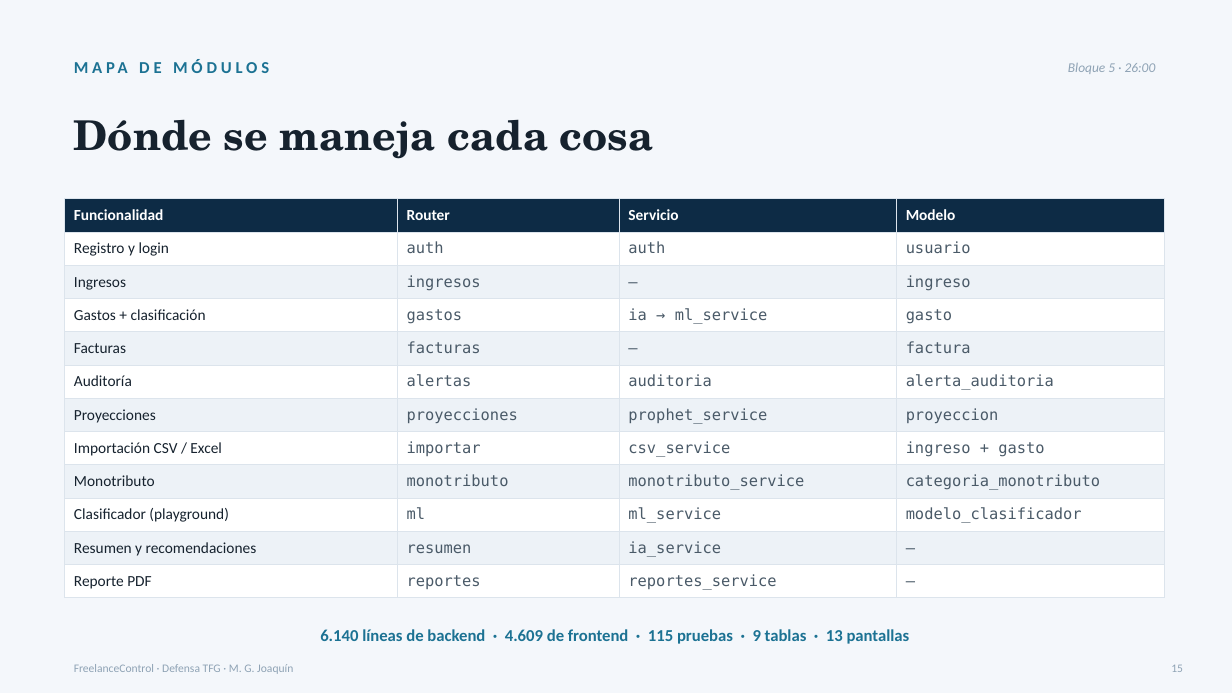
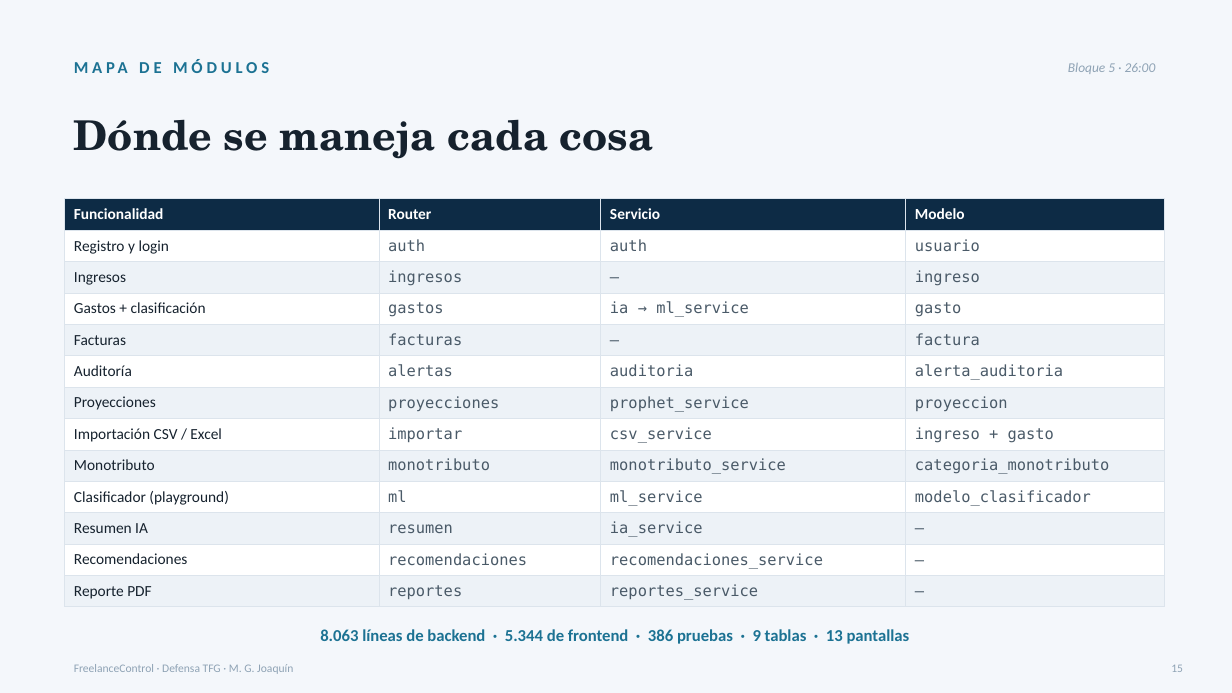
Before and after one commit to marcosjoaquin19/tfg-gestion-financiera-freelancers, a slide deck: slide 15 of defensa_final/slides/FreelanceControl_Defensa_Final.pptx. Drawn at 1232x693 pixels with LibreOffice and Linux fonts; fonts in the diff are those of the drawing. Boxes give left, top, right and bottom in pixels: in the first picture for what was removed or moved away, otherwise in the second. Text is boxed around its words. In the diff, an @@ line names an element or a change of style, - is before the commit and + after.

Commit message:
docs(defensa): guion, arquitectura y diapositivas al día con el código
- Referencias archivo:línea corregidas (18 apuntaban a líneas corridas) y
  filas nuevas en el índice: recomendaciones, controles de Groq, firma de
  la proyección, escala versionada y clave de firma.
- Estado fiscal: año en curso + proyección hasta diciembre (HU-10), con el
  semáforo sobre la proyección; no "12 meses móviles".
- Prophet: 10 ingresos y 3 meses cerrados; media móvil de totales mensuales.
- Huella de alertas: el registro que las originó, no (tipo, monto).
- Escala de monotributo con histórico en la base (migración 0012).
- Aviso de alcance en seis pantallas; recomendaciones en su propio servicio.
- Discrepancias con la tesis: recomendaciones sin Groq y año calendario.
- 386 pruebas, 15 servicios, volumen de código actualizado.

```diff
--- a/defensa_final/slides/FreelanceControl_Defensa_Final.pptx
+++ b/defensa_final/slides/FreelanceControl_Defensa_Final.pptx
@@ table at (65, 199, 1165, 604) @@
-row 11: Resumen y recomendaciones | resumen | ia_service | —
+row 11: Resumen IA | resumen | ia_service | —
+row 12: Recomendaciones | recomendaciones | recomendaciones_service | —
@@ text at (320, 629, 910, 644): text changed @@
-6.140 líneas de backend · 4.609 de frontend · 115 pruebas · 9 tablas · 13 pantallas
+8.063 líneas de backend · 5.344 de frontend · 386 pruebas · 9 tablas · 13 pantallas
```
Also in this commit, not shown: 9 other slides changed, 3 other files.
